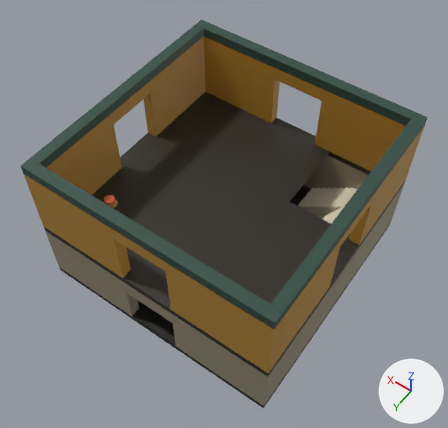
What one commit did to the FBX model Assets/_Project/Art/Models/Castle/BronzeAge/BronzeStairDown.fbx.
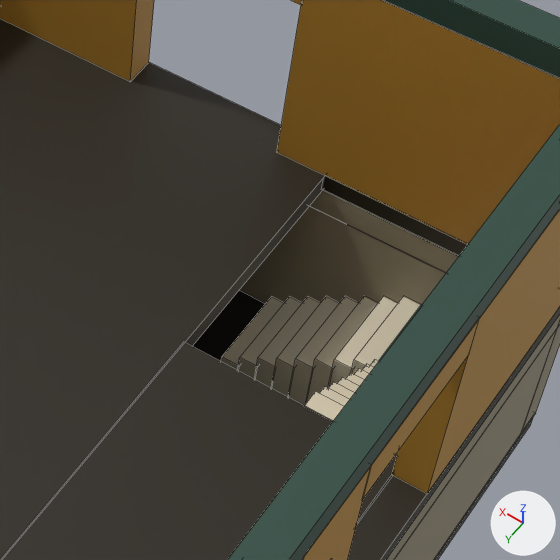
Each version appears first whole from a 50 mm lens placed at (-10.33, 14.94, 25.93), pointed at (-0.08, 0.59, 3.39), and next in a close-up on the part from 52% to 89% of the width and 23% to 62% of the height. The axes (+X, +Y, +Z) are drawn at lower right. The lights are the same throughout. The last two pictures show the newer version. The close-ups show mesh edges as thin lines.

The first close-up shows 'BronzeStairDown'.
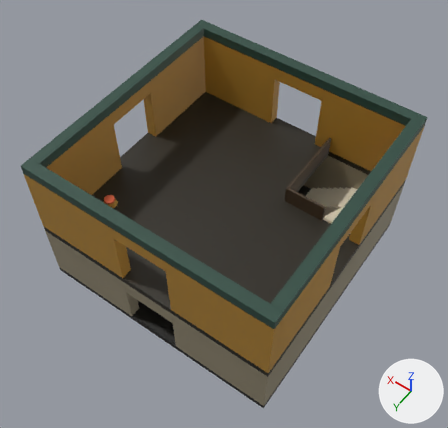
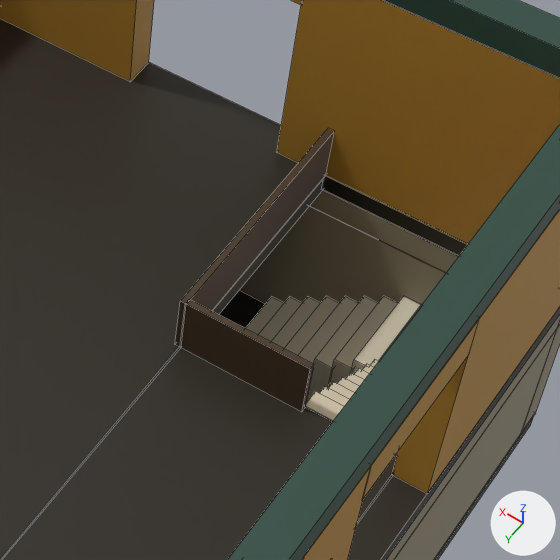
What differs and where, as boxes [x1, y1, x2, y2] in the close-ups (560 x 560 px):
part 1 of me_bronzestairdownmesh, added (brown)
    after: [175, 129, 334, 347]
part 2 of me_bronzestairdownmesh, added
    after: [180, 300, 314, 411]

Edits to the bpy script that builds the scene:
```text
Add mat_bronzestairdown_oak:
    mat_bronzestairdown_oak = principled_material('BronzeStairDown_oak')
    mat_bronzestairdown_oak.texture = img_plunderspellpalette_png
Change me_bronzestairdownmesh:
    used by ob_bronzestairdown; location = (0.0, 0.0, 0.0)
    remove me_bronzestairdownmesh.from_pydata(...)  # 472 vertices, 344 faces; spans x -6.01..6.01, y -6.01..6.01, z -0.01..7.61
    add me_bronzestairdownmesh.from_pydata(...)  # 488 vertices, 356 faces; spans x -6.01..6.01, y -6.01..6.01, z -0.01..7.61
    me_bronzestairdownmesh part 1: a new loose piece, a box spanning x -2.11..-2.01, y -5.51..-1.51, z 3.59..4.51, in mat_bronzestairdown_oak (picture img_plunderspellpalette_png)
    me_bronzestairdownmesh part 2: a new loose piece, a box spanning x -4.01..-2.09, y -1.61..-1.51, z 3.59..4.51, in mat_bronzestairdown_oak (picture img_plunderspellpalette_png)
    add me_bronzestairdownmesh.materials.append(mat_bronzestairdown_oak)  # picture img_plunderspellpalette_png
```
